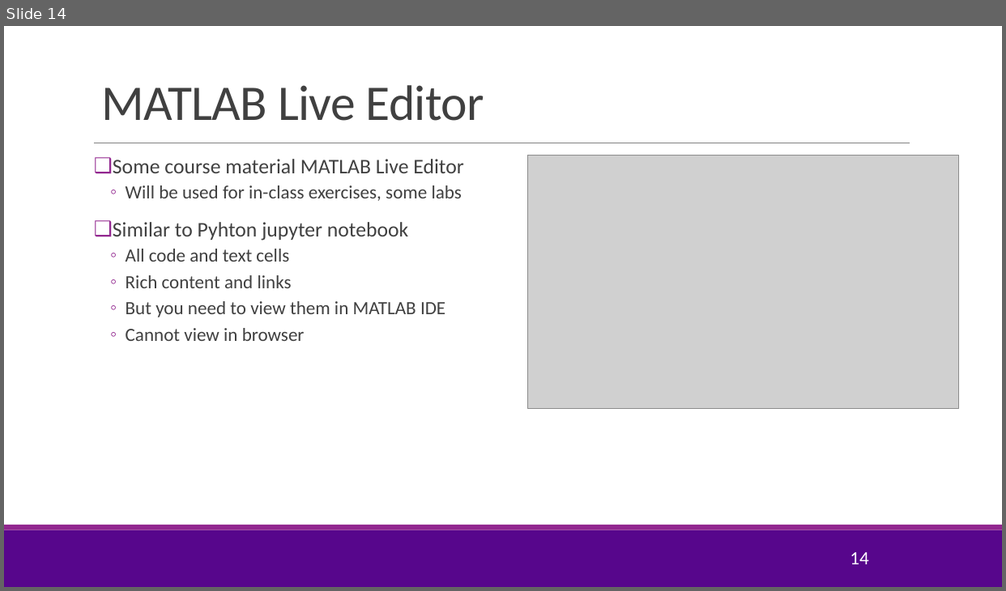
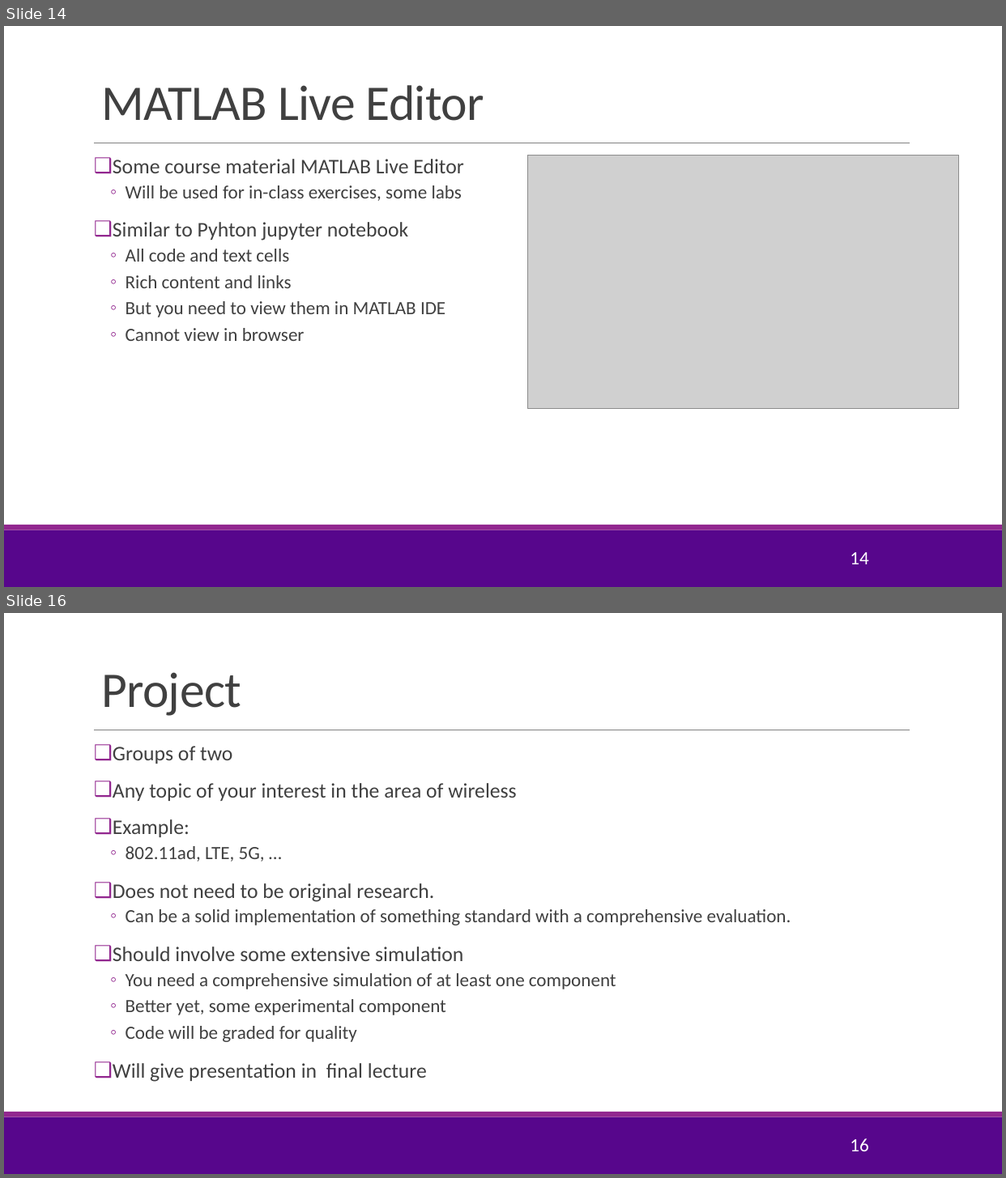
Before and after one commit to sdrangan/wirelesscomm, a slide deck: lectures/CourseAdmin.pptx. Shown one above the other, each under a label of ours: slide 14 before the commit, slides 14 and 16 after it; the slides between them are not shown. The pictures are 1006x591 and 1006x1178 pixels, drawn with LibreOffice and Linux fonts; fonts in the diff are those of the drawing; grey boxes stand for pictures; background and template pictures are left out. Boxes give left, top, right and bottom in pixels: in the first picture for what was removed or moved away, otherwise in the second. Text is boxed around its words. In the diff, an @@ line names an element or a change of style, - is before the commit and + after.

```diff
--- a/lectures/CourseAdmin.pptx
+++ b/lectures/CourseAdmin.pptx
@@ slide 16 added at [4,613,1002,1174], background #FFFFFF; not listed: 3 template elements that a slide beside it also shows @@
@@ title added at [101,672,241,716], 48 pt, text #404040 @@
+Project
@@ text added at [113,746,791,1082], 18 pt, text #404040 @@
+❑ Groups of two
+❑ Any topic of your interest in the area of wireless
+❑ Example:
+  ◦ 802.11ad, LTE, 5G, …
+❑ Does not need to be original research.
+  ◦ Can be a solid implementation of something standard with a comprehensive evaluation.
+❑ Should involve some extensive simulation
+  ◦ You need a comprehensive simulation of at least one component
+  ◦ Better yet, some experimental component
+  ◦ Code will be graded for quality
+❑ Will give presentation in final lecture
@@ page number added at [850,1139,868,1152], 18 pt, text #FFFFFF @@
+16
```
Also in this commit, not shown: 2 slides changed, 2 other slides added, 1 other file.
